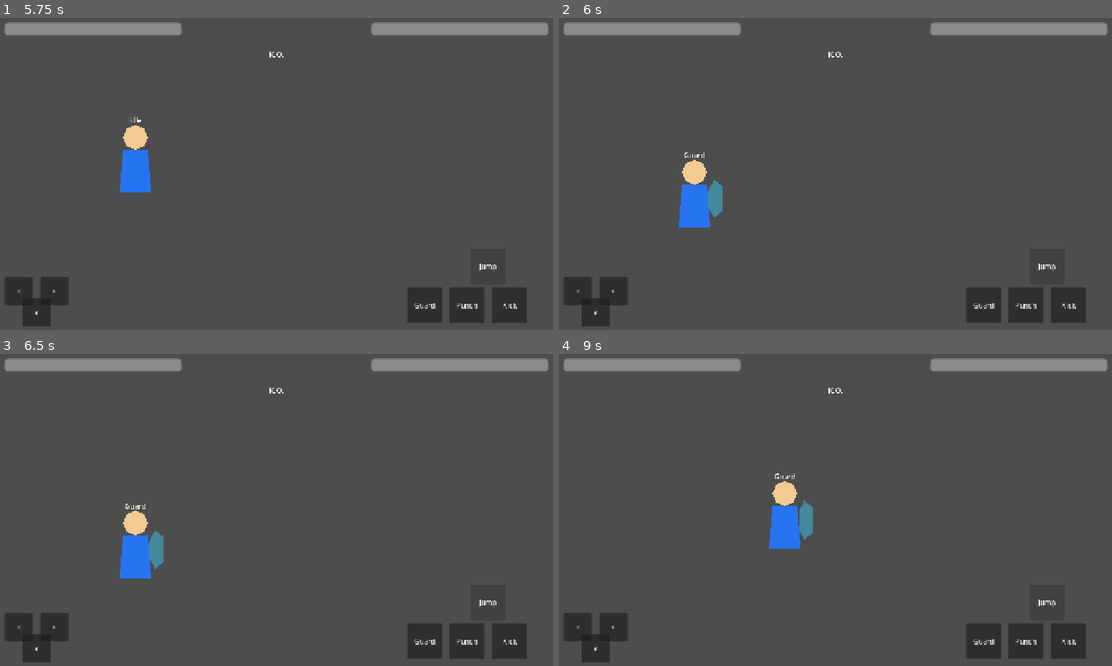
Above: before the commit, frames 1-4 (two rows, left to right).
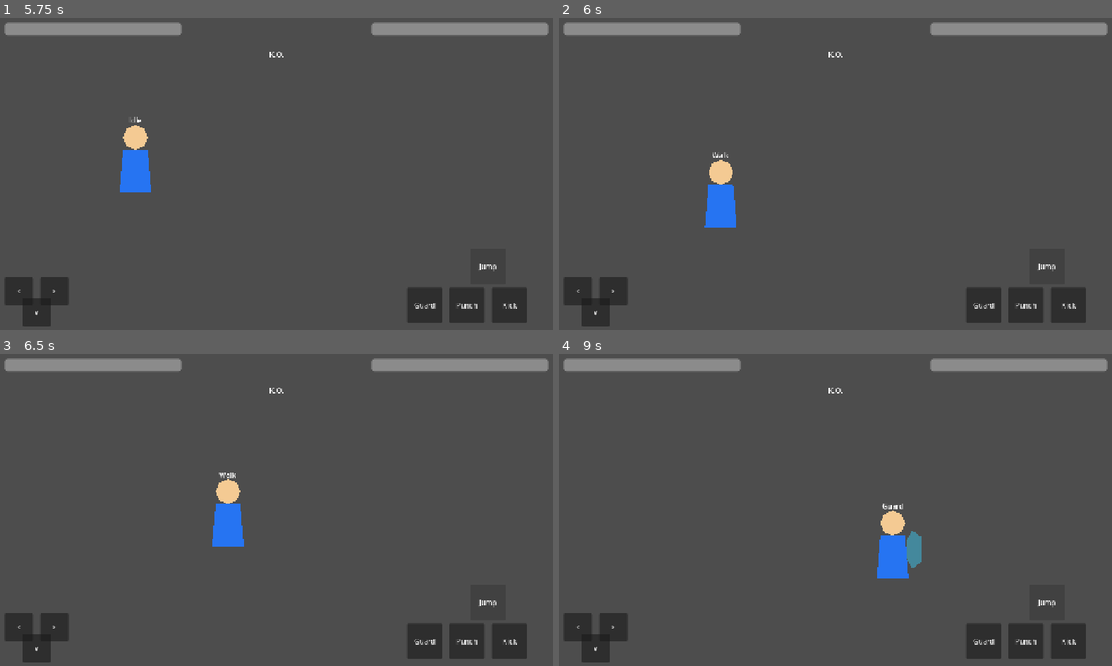
Above: after the commit, the same moments.

Repository: adamonine-stack/hashire-kaminari-dakkan-no-kobushi
Game: Godot game, scene res://scenes/Battle.tscn
The game is run twice, just before and just after one commit, with the same random seed, the same clock (stepped at 60 frames per second) and the same inputs.
Inputs:
- Up to frame 1 (5.75 s): click "Punch" at 0.5 s; click "Kick" at 1.25 s; click "<" at 2 s; click ">" at 2.75 s; click "v" at 3.5 s; click "Guard" at 4.25 s; click "Jump" at 5 s
- Up to frame 2 (6 s): hold Right (move_right) from 5.78 s (still down); hold L (guard) from 5.78 s (still down); tap J (attack) at 5.85 s
- Up to frame 3 (6.5 s): keep holding Right (move_right); keep holding L (guard); tap Up (jump) at 6.02, 6.32 s
- Up to frame 4 (9 s): release L (guard) at 6.53 s; tap L (guard) at 6.6 s; tap Up (jump) at 6.77, 7.07, 7.55, 8.1, 8.27, 8.57 s; tap K (kick) at 6.8, 7.35 s; release Right (move_right) at 7.28 s; hold Left (move_left) 7.28-8.03 s; hold Right (move_right) from 8.03 s (still down); tap J (attack) at 8.3, 8.85 s; hold L (guard) from 8.78 s (still down)

Frame 1 is identical in both runs. In frame 2, 1.9% of the frame differs, in the area x 21-33%, y 42-68%; in frame 3, 2.2%; in frame 4, 2.5%, in the area x 38-66%, y 38-72%.
Error after the commit: Invalid assignment of property or key 'visible' with value of type 'bool' on a base object of type 'null instance'. (res://scripts/player/player_movement.gd:20…

Commit message:
Dev013: add crouch guard state

Diff:
--- a/godot/scripts/player/player_movement.gd
+++ b/godot/scripts/player/player_movement.gd
@@ -19,11 +19,13 @@
 var kick_cooldown_timer := 0.0
 var is_guarding := false
 var is_crouching := false
+var is_crouch_guarding := false
 
 @onready var visual_root := $VisualRoot
 @onready var state_label := $VisualRoot/IdlePlaceholder/IdleStateLabel
 @onready var guard_visual := $VisualRoot/IdlePlaceholder/GuardPlaceholder
 @onready var crouch_visual := $VisualRoot/IdlePlaceholder/CrouchPlaceholder
+@onready var crouch_guard_visual := $VisualRoot/IdlePlaceholder/CrouchGuardPlaceholder
 @onready var attack_area := $AttackArea
 @onready var attack_shape := $AttackArea/CollisionShape2D
 @onready var kick_area := $KickHitBox
@@ -34,10 +36,9 @@
 	var direction := Input.get_axis("move_left", "move_right")
 	var is_kicking := kick_active_timer > 0.0
 
-	_update_crouch_state()
-	_update_guard_state()
-
-	if is_kicking or is_guarding or is_crouching:
+	_update_defensive_state()
+
+	if is_kicking or is_guarding or is_crouching or is_crouch_guarding:
 		direction = 0.0
 
 	if direction != 0.0:
@@ -47,16 +48,16 @@
 	velocity.x = direction * move_speed
 
 	if is_on_floor():
-		if Input.is_action_just_pressed("jump") and not is_crouching and not is_kicking and not is_guarding:
+		if Input.is_action_just_pressed("jump") and not is_crouching and not is_kicking and not is_guarding and not is_crouch_guarding:
 			velocity.y = -jump_power
 		else:
 			velocity.y = 0.0
 	else:
 		velocity.y += gravity * delta
 
-	if not is_kicking and not is_guarding and not is_crouching and Input.is_action_just_pressed("attack") and attack_cooldown_timer <= 0.0:
+	if not is_kicking and not is_guarding and not is_crouching and not is_crouch_guarding and Input.is_action_just_pressed("attack") and attack_cooldown_timer <= 0.0:
 		_start_attack()
-	if not is_guarding and not is_crouching and Input.is_action_just_pressed("kick") and kick_cooldown_timer <= 0.0 and attack_active_timer <= 0.0:
+	if not is_guarding and not is_crouching and not is_crouch_guarding and Input.is_action_just_pressed("kick") and kick_cooldown_timer <= 0.0 and attack_active_timer <= 0.0:
 		_start_kick()
 
 	_update_attack(delta)
@@ -76,31 +77,69 @@
 	attack_shape.set_deferred("disabled", false)
 
 
-func _update_guard_state() -> void:
-	var can_start_guard := attack_active_timer <= 0.0 and kick_active_timer <= 0.0 and not is_crouching
+func _update_defensive_state() -> void:
+	var down_pressed := Input.is_action_pressed("down")
+	var guard_pressed := Input.is_action_pressed("guard")
+	var can_start_defense := is_on_floor() and attack_active_timer <= 0.0 and kick_active_timer <= 0.0
+
+	if is_crouch_guarding:
+		if down_pressed and guard_pressed and is_on_floor():
+			return
+
+		is_crouch_guarding = false
+		print("CrouchGuard End")
+		if down_pressed and is_on_floor():
+			is_crouching = true
+			print("Crouch Start")
+		elif guard_pressed:
+			is_guarding = true
+			print("Guard Start")
+		return
 
 	if is_guarding:
-		if not Input.is_action_pressed("guard"):
+		if not guard_pressed:
 			is_guarding = false
 			print("Guard End")
-		return
-
-	if Input.is_action_just_pressed("guard") and can_start_guard:
+			if down_pressed and can_start_defense:
+				is_crouching = true
+				print("Crouch Start")
+			return
+
+		if down_pressed and can_start_defense:
+			is_guarding = false
+			is_crouch_guarding = true
+			velocity.x = 0.0
+			print("CrouchGuard Start")
+		return
+
+	if is_crouching:
+		if not down_pressed or not is_on_floor():
+			is_crouching = false
+			print("Crouch End")
+			if guard_pressed and can_start_defense:
+				is_guarding = true
+				print("Guard Start")
+			return
+
+		if guard_pressed and can_start_defense:
+			is_crouching = false
+			is_crouch_guarding = true
+			velocity.x = 0.0
+			print("CrouchGuard Start")
+		return
+
+	if not can_start_defense:
+		return
+
+	if down_pressed and guard_pressed and (Input.is_action_just_pressed("down") or Input.is_action_just_pressed("guard")):
+		is_crouch_guarding = true
+		velocity.x = 0.0
+		print("CrouchGuard Start")
+	elif Input.is_action_just_pressed("guard"):
 		is_guarding = true
 		velocity.x = 0.0
 		print("Guard Start")
-
-
-func _update_crouch_state() -> void:
-	var can_start_crouch := is_on_floor() and attack_active_timer <= 0.0 and kick_active_timer <= 0.0 and not is_guarding
-
-	if is_crouching:
-		if not Input.is_action_pressed("down") or not is_on_floor():
-			is_crouching = false
-			print("Crouch End")
-		return
-
-	if Input.is_action_just_pressed("down") and can_start_crouch:
+	elif Input.is_action_just_pressed("down"):
 		is_crouching = true
 		velocity.x = 0.0
 		print("Crouch Start")
@@ -144,18 +183,23 @@
 
 
 func _update_visual_state() -> void:
-	if kick_active_timer > 0.0:
-		state_label.text = "Kick"
-	elif attack_active_timer > 0.0:
-		state_label.text = "Punch"
+	if is_crouch_guarding:
+		state_label.text = "CrouchGuard"
 	elif is_guarding:
 		state_label.text = "Guard"
 	elif is_crouching:
 		state_label.text = "Crouch"
+	elif kick_active_timer > 0.0:
+		state_label.text = "Kick"
+	elif attack_active_timer > 0.0:
+		state_label.text = "Punch"
+	elif absf(velocity.x) > 0.0:
+		state_label.text = "Walk"
 	else:
 		state_label.text = "Idle"
 
 	guard_visual.visible = is_guarding
 	crouch_visual.visible = is_crouching
-	var target_y_scale := 0.7 if is_crouching else 1.0
+	crouch_guard_visual.visible = is_crouch_guarding
+	var target_y_scale := 0.7 if is_crouching or is_crouch_guarding else 1.0
 	visual_root.scale.y = target_y_scale
